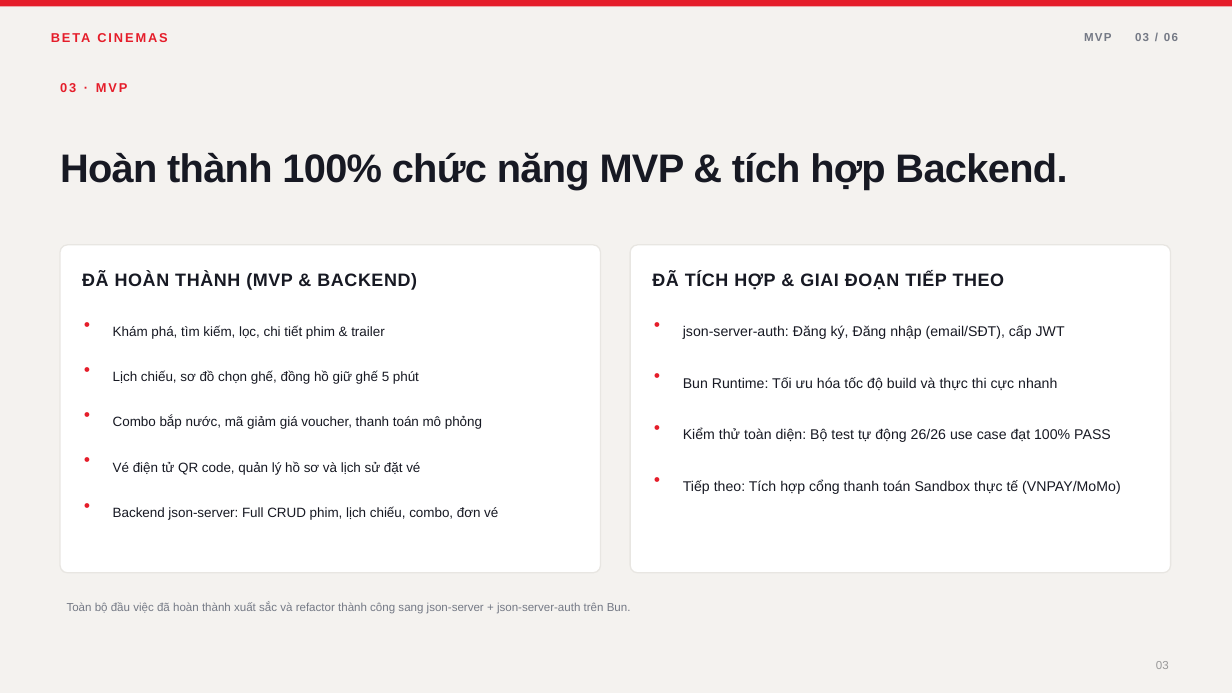
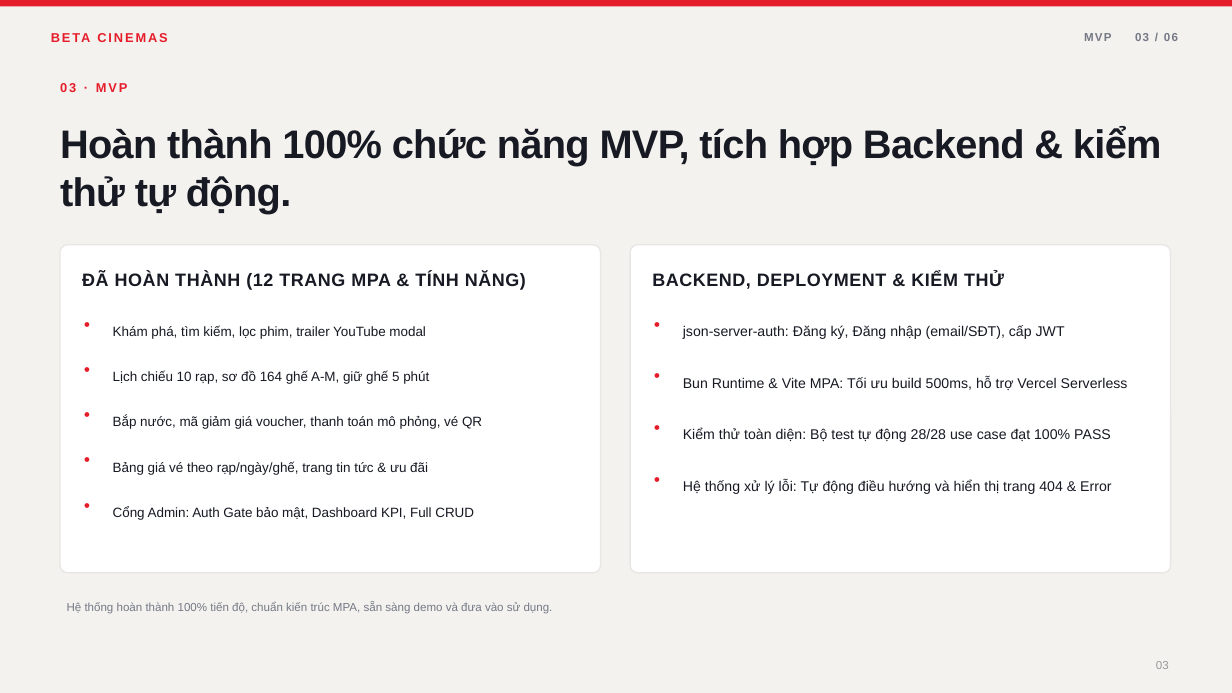
Before and after one commit to AsakiYuki/web2064-fa26, a slide deck: slide 3 of Beta-Cinemas-Presentation.pptx. Drawn at 1232x693 pixels with LibreOffice and Linux fonts; fonts in the diff are those of the drawing. Boxes give left, top, right and bottom in pixels: in the first picture for what was removed or moved away, otherwise in the second. Text is boxed around its words. In the diff, an @@ line names an element or a change of style, - is before the commit and + after.

```diff
--- a/Beta-Cinemas-Presentation.pptx
+++ b/Beta-Cinemas-Presentation.pptx
@@ text at [60, 126, 1162, 213]: text changed @@
-Hoàn thành 100% chức năng MVP & tích hợp Backend.
+Hoàn thành 100% chức năng MVP, tích hợp Backend & kiểm thử tự động.
@@ text at [82, 272, 526, 290]: text changed @@
-ĐÃ HOÀN THÀNH (MVP & BACKEND)
+ĐÃ HOÀN THÀNH (12 TRANG MPA & TÍNH NĂNG)
@@ text at [652, 272, 1004, 289]: text changed @@
-ĐÃ TÍCH HỢP & GIAI ĐOẠN TIẾP THEO
+BACKEND, DEPLOYMENT & KIỂM THỬ
@@ text at [113, 325, 425, 339]: text changed @@
-Khám phá, tìm kiếm, lọc, chi tiết phim & trailer
+Khám phá, tìm kiếm, lọc phim, trailer YouTube modal
@@ text at [113, 370, 429, 384]: text changed @@
-Lịch chiếu, sơ đồ chọn ghế, đồng hồ giữ ghế 5 phút
+Lịch chiếu 10 rạp, sơ đồ 164 ghế A-M, giữ ghế 5 phút
@@ text at [683, 376, 1128, 390]: text changed @@
-Bun Runtime: Tối ưu hóa tốc độ build và thực thi cực nhanh
+Bun Runtime & Vite MPA: Tối ưu build 500ms, hỗ trợ Vercel Serverless
@@ text at [113, 416, 482, 429]: text changed @@
-Combo bắp nước, mã giảm giá voucher, thanh toán mô phỏng
+Bắp nước, mã giảm giá voucher, thanh toán mô phỏng, vé QR
@@ text at [683, 428, 1111, 442]: text changed @@
-Kiểm thử toàn diện: Bộ test tự động 26/26 use case đạt 100% PASS
+Kiểm thử toàn diện: Bộ test tự động 28/28 use case đạt 100% PASS
@@ text at [113, 461, 428, 475]: text changed @@
-Vé điện tử QR code, quản lý hồ sơ và lịch sử đặt vé
+Bảng giá vé theo rạp/ngày/ghế, trang tin tức & ưu đãi
@@ text at [113, 506, 474, 520]: text changed @@
-Backend json-server: Full CRUD phim, lịch chiếu, combo, đơn vé
+Cổng Admin: Auth Gate bảo mật, Dashboard KPI, Full CRUD
@@ text at [683, 480, 1111, 494]: text changed @@
-Tiếp theo: Tích hợp cổng thanh toán Sandbox thực tế (VNPAY/MoMo)
+Hệ thống xử lý lỗi: Tự động điều hướng và hiển thị trang 404 & Error
@@ text at [67, 602, 553, 614]: text changed @@
-Toàn bộ đầu việc đã hoàn thành xuất sắc và refactor thành công sang json-server + json-server-auth trên Bun.
+Hệ thống hoàn thành 100% tiến độ, chuẩn kiến trúc MPA, sẵn sàng demo và đưa vào sử dụng.
```
Also in this commit, not shown: 5 other slides changed, 2 other files.
